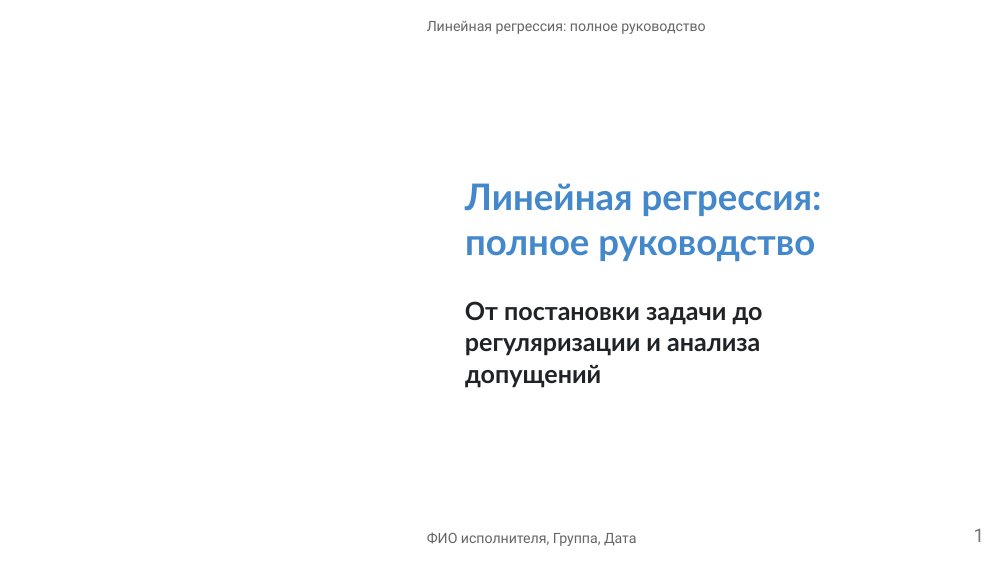
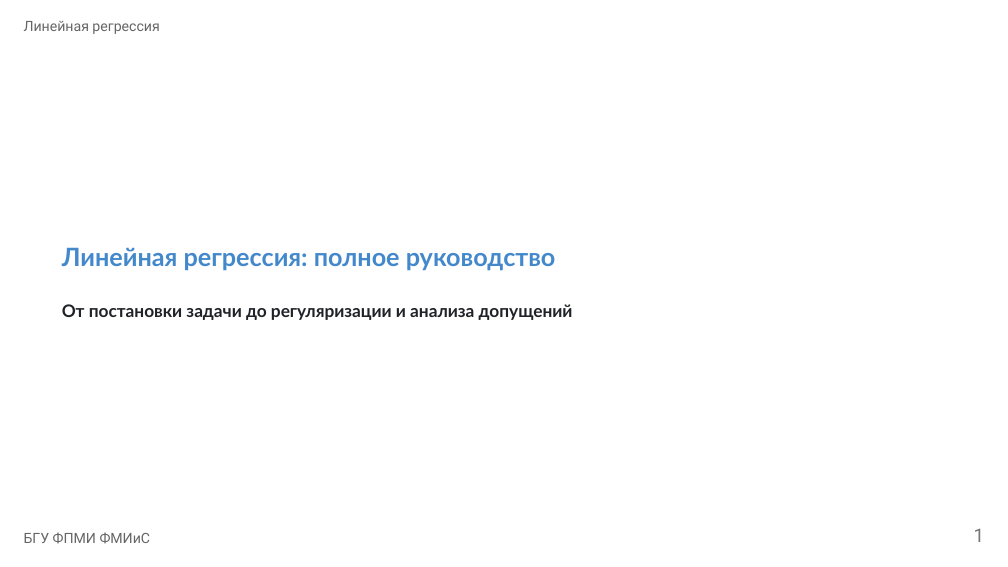
Before and after one commit to dsushko/bsu-famcs-ml-course, a slide deck: slide 1 of 5-linear-model.pptx. Drawn at 1008x567 pixels with LibreOffice and Linux fonts; fonts in the diff are those of the drawing. Boxes give left, top, right and bottom in pixels: in the first picture for what was removed or moved away, otherwise in the second. Text is boxed around its words. In the diff, an @@ line names an element or a change of style, - is before the commit and + after.

```diff
--- a/5-linear-model.pptx
+++ b/5-linear-model.pptx
@@ text at (24,21,159,34): text changed; size 34.8 to 13.5 pt; font Lato to Roboto; text colour #4488CC to #666666; bold off @@
-Линейная регрессия:
+Линейная регрессия
@@ text removed at (465,236,815,262) @@
-полное руководство
@@ text "Линейная регрессия: полное руководство": place and size @@
-text "Линейная регрессия: полное руководство" at (427,21,705,34)
+text "Линейная регрессия: полное руководство" at (62,247,556,271)
@@ text "Линейная регрессия: полное руководство" at (62,247,556,271): size 13.5 to 24 pt, font Roboto to Lato, text colour #666666 to #4488CC, bold on @@
@@ text at (62,304,573,320): text changed; size 23.9 to 16.5 pt @@
-От постановки задачи до
+От постановки задачи до регуляризации и анализа допущений
@@ text removed at (465,338,760,356) @@
-регуляризации и анализа
@@ text removed at (465,365,601,388) @@
-допущений
@@ text added at (24,532,151,544), 13.5 pt, text #666666 @@
+БГУ ФПМИ ФМИиС
@@ text removed at (427,532,637,546) @@
-ФИО исполнителя, Группа, Дата
```
Also in this commit, not shown: 28 other slides changed, 1 slide added, 1 slide removed, 30 other files.
